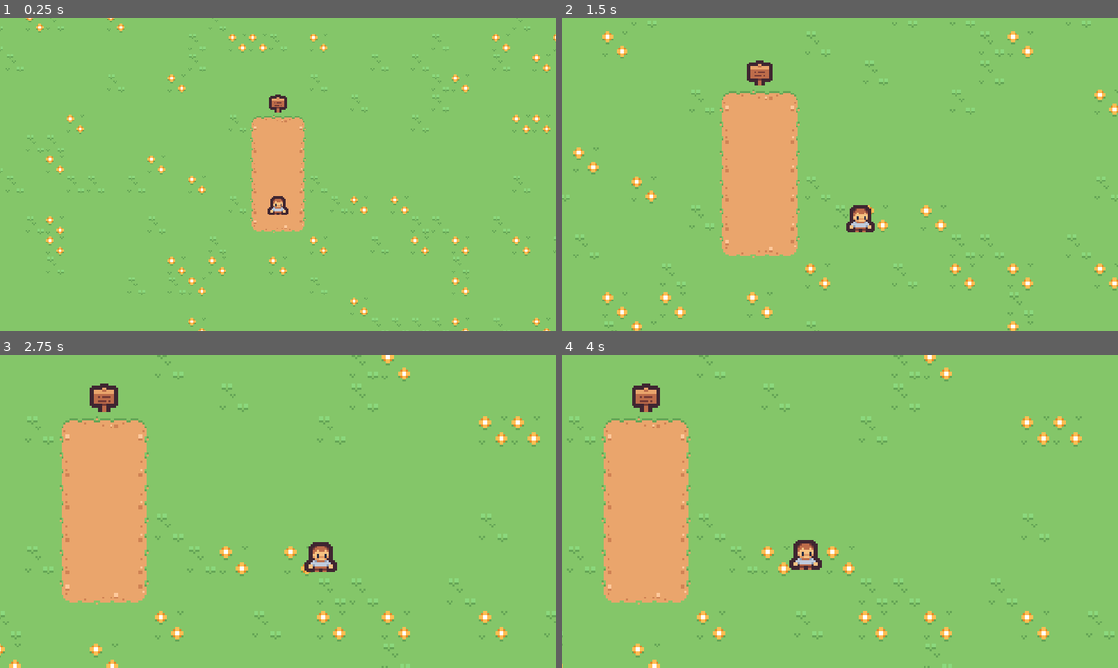
Above: before the commit, frames 1-4 (two rows, left to right).
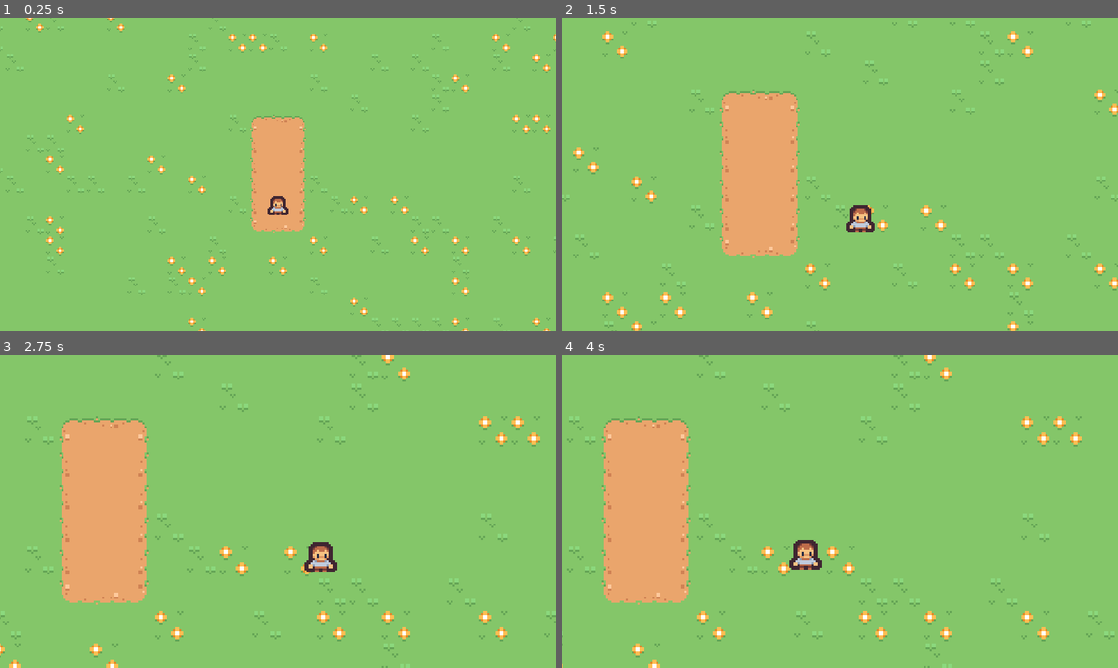
Above: after the commit, the same moments.

Repository: imkimdol/website
Game: Godot game, scene res://main_scene.tscn
Same seed, same stepped clock (60 frames per second), same inputs: the game is played once before the commit and once after it.
Inputs (mouse positions are in pixels of both pictures, inside the frame that each line leads up to):
- Up to frame 1 (0.25 s): no input
- Up to frame 2 (1.5 s): tap Enter (ui_accept) at 0.5, 0.77 s; move the mouse to (962, 158) at 0.52 s; hold D (ui_right) 0.53-1.25 s; tap O at 0.6 s; click (962, 158) at 0.67 s; drag from (728, 190) to (784, 80) at 1.27 s
- Up to frame 3 (2.75 s): move the mouse to (333, 442) at 2.02 s; hold D (ui_right) from 2.03 s (still down); tap O at 2.1 s; click (333, 442) at 2.17 s
- Up to frame 4 (4 s): release D (ui_right) at 2.75 s; drag from (812, 574) to (673, 464) at 2.77 s; move the mouse to (1006, 558) at 3.52 s; hold A (ui_left) from 3.53 s (still down); tap O at 3.6 s; click (1006, 558) at 3.67 s; tap Enter (ui_accept) at 3.77 s

The runs differ from the first frame. In frame 1, 0.2% of the frame differs, in the area x 48-52%, y 24-31%; in frame 2, 0.3%; in frame 3, 0.4%, in the area x 16-22%, y 9-19%; in frame 4, 0.4%.

Commit message:
Change sign behaviour

Diff:
--- a/sign.gd
+++ b/sign.gd
@@ -1,6 +1,19 @@
 class_name Sign extends StaticBody2D
 
+@export var text := "Text goes here!"
+
 var player_entered := false
+
+func _ready():
+	$InteractionLabel.modulate = Color(1,1,1,0)
+
+	# https://forum.godotengine.org/t/changing-the-background-color-of-a-label/3006/2
+	var new_sb = StyleBoxFlat.new()
+	new_sb.bg_color = Color(0,0,0,0.5)
+
+	var label = $InteractionLabel/HBoxContainer/Label
+	label.text = text
+	label.add_theme_stylebox_override("normal", new_sb)
 
 func _process(delta):
 	if Input.is_action_pressed("ui_accept") and player_entered:
@@ -12,7 +25,6 @@
 func _on_area_2d_body_entered(body):
 	player_entered = true
 	Global.focus_camera.emit()
-	$Sprite2D.modulate = Color(0.5, 0.5, 1)
 
 	var tween = get_tree().create_tween()
 	tween.tween_property($InteractionLabel, "modulate", Color(1,1,1,1), 0.5)
@@ -20,7 +32,6 @@
 func _on_area_2d_body_exited(body):
 	player_entered = false
 	Global.unfocus_camera.emit()
-	$Sprite2D.modulate = Color(1, 1, 1)
 
 	var tween = get_tree().create_tween()
 	tween.tween_property($InteractionLabel, "modulate", Color(1,1,1,0), 0.5)
--- a/sign.tscn
+++ b/sign.tscn
@@ -1,8 +1,7 @@
-[gd_scene load_steps=8 format=3 uid="uid://b214l8eg7ep77"]
+[gd_scene load_steps=7 format=3 uid="uid://b214l8eg7ep77"]
 
 [ext_resource type="Texture2D" uid="uid://bk7rx8aqcclua" path="res://assets/Tiny Town/Tiles/tile_0083.png" id="1_22nhh"]
 [ext_resource type="Script" path="res://sign.gd" id="1_513hb"]
-[ext_resource type="Texture2D" uid="uid://bjh48txv1nfmj" path="res://assets/Xelu Controller Prompts/Keyboard & Mouse/Light/E_Key_Light.png" id="3_cknt7"]
 
 [sub_resource type="RectangleShape2D" id="RectangleShape2D_nrn8e"]
 size = Vector2(14, 11)
@@ -50,27 +49,23 @@
 shape = SubResource("CircleShape2D_7cbp0")
 
 [node name="InteractionLabel" type="Node2D" parent="."]
-modulate = Color(1, 1, 1, 0)
-position = Vector2(0, -1.4357)
+position = Vector2(0, -2)
 scale = Vector2(0.1, 0.1)
 
 [node name="HBoxContainer" type="HBoxContainer" parent="InteractionLabel"]
 z_index = 1
-offset_left = -115.0
+offset_left = -510.0
 offset_top = -190.0
-offset_right = 139.0
+offset_right = 510.0
 offset_bottom = -90.0
 size_flags_horizontal = 4
+alignment = 1
 
 [node name="Label" type="Label" parent="InteractionLabel/HBoxContainer"]
 layout_mode = 2
 theme_override_font_sizes/font_size = 58
-text = "Press"
+text = "Sign Text"
 vertical_alignment = 1
-
-[node name="TextureRect" type="TextureRect" parent="InteractionLabel/HBoxContainer"]
-layout_mode = 2
-texture = ExtResource("3_cknt7")
 
 [node name="FloatAnimation" type="AnimationPlayer" parent="InteractionLabel"]
 libraries = {
--- a/tile_set.tres
+++ b/tile_set.tres
@@ -1,7 +1,6 @@
-[gd_resource type="TileSet" load_steps=5 format=3 uid="uid://bupwnqfgyarkl"]
+[gd_resource type="TileSet" load_steps=3 format=3 uid="uid://bupwnqfgyarkl"]
 
 [ext_resource type="Texture2D" uid="uid://d3g14dyb6wtdq" path="res://assets/Tiny Town/Tilemap/tilemap.png" id="1_rallm"]
-[ext_resource type="PackedScene" uid="uid://b214l8eg7ep77" path="res://sign.tscn" id="2_m045q"]
 
 [sub_resource type="TileSetAtlasSource" id="TileSetAtlasSource_ems0i"]
 texture = ExtResource("1_rallm")
@@ -123,10 +122,5 @@
 9:1/0 = 0
 1:0/0 = 0
 
-[sub_resource type="TileSetScenesCollectionSource" id="TileSetScenesCollectionSource_t1wph"]
-resource_name = "Sign"
-scenes/1/scene = ExtResource("2_m045q")
-
 [resource]
 sources/0 = SubResource("TileSetAtlasSource_ems0i")
-sources/1 = SubResource("TileSetScenesCollectionSource_t1wph")
